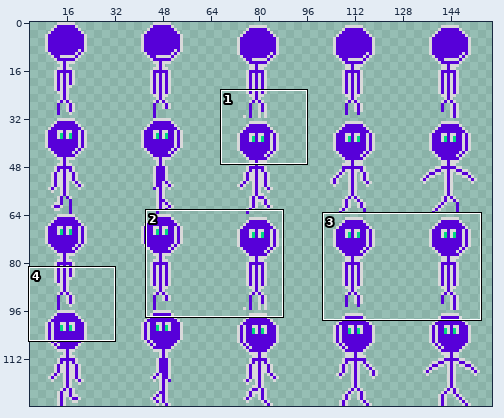
One commit to this sprite sheet: assets/dummy/character_walking.png. The picture above shows the old version from afar; the outline marks the close-up.
Close-up. Old version:
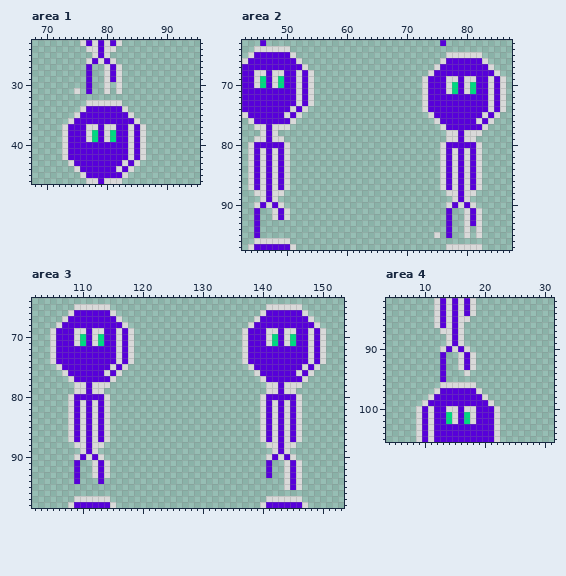
The file is 160x128 pixels. Colours within 5 levels of each other are drawn and written as one. Shown: area 1: x 68..95, y 23..46; area 2: x 43..87, y 63..97; area 3: x 102..153, y 64..98; area 4: x 4..31, y 82..105. The wide view leaves out empty margins. The commit also changed other parts of the picture, which this record leaves out.
New version:
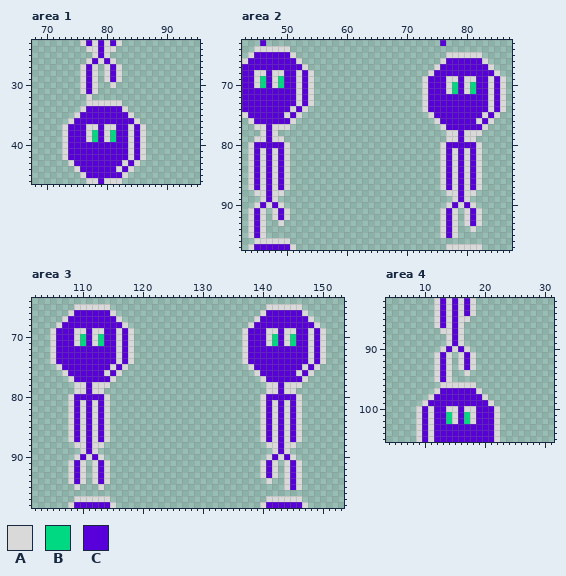
Palette (. is transparent): A #d9d9d9  B #00d981  C #5700d9
The edit:
--- area 1
@@ x 73..84 @@
 26 ....ACACA...
-27 ....C..ACA..
-28 ....C..ACA..
-29 ....C..ACA..
-30 ....C..A.A..
-31 ..A.C..A.A..
-32 ............
+27 ...ACA.ACA..
+28 ...ACA.ACA..
+29 ...ACA.ACA..
+30 ...ACA..A...
+31 ...ACA......
+32 ....A.......
 33 ....AAAAAA..
--- area 2
@@ x 43..87 @@
 90 ..ACACA...........................ACACA......
-91 ..C..ACA..........................C..ACA.....
-92 ..C..ACA..........................C..ACA.....
-93 ..C...............................C..ACA.....
-94 ..C...............................C..A.A.....
-95 ..C.............................A.C..A.A.....
+91 .ACA.ACA.........................ACA.ACA.....
+92 .ACA.ACA.........................ACA.ACA.....
+93 .ACA..A..........................ACA.ACA.....
+94 .ACA.............................ACA..A......
+95 .ACA.............................ACA.........
 96 ..AAAAAA.....................................
--- area 3
@@ x 102..153 @@
 90 .......ACACA...........................ACACA........
-91 .......C..ACA..........................C..ACA.......
-92 .......C..ACA..........................C..ACA.......
-93 .......C..ACA..........................C..ACA.......
-94 .......C...C..............................ACA.......
-95 ..........................................ACA.......
+91 ......ACA.ACA.........................ACA.ACA.......
+92 ......ACA.ACA.........................ACA.ACA.......
+93 ......ACA.ACA.........................ACA.ACA.......
+94 ......ACA.ACA..........................A..ACA.......
+95 .......A...A..............................ACA.......
 96 ....................................................
--- area 4
@@ x 10..16 @@
  90 ...ACAC
- 91 ...C..A
- 92 ...C..A
- 93 ...C..A
- 94 ...C...
- 95 ...C...
+ 91 ..ACA.A
+ 92 ..ACA.A
+ 93 ..ACA.A
+ 94 ..ACA..
+ 95 ..ACA..
  96 ...AAAA
Where, in picture pixels (left, top, right, bottom), the same in both close-ups:
changed: (74, 64, 122, 100)
added: (248, 208, 284, 238)
changed: (434, 208, 482, 238)
added: (68, 460, 110, 490)
added: (260, 460, 278, 484)
added: (434, 352, 452, 382)
